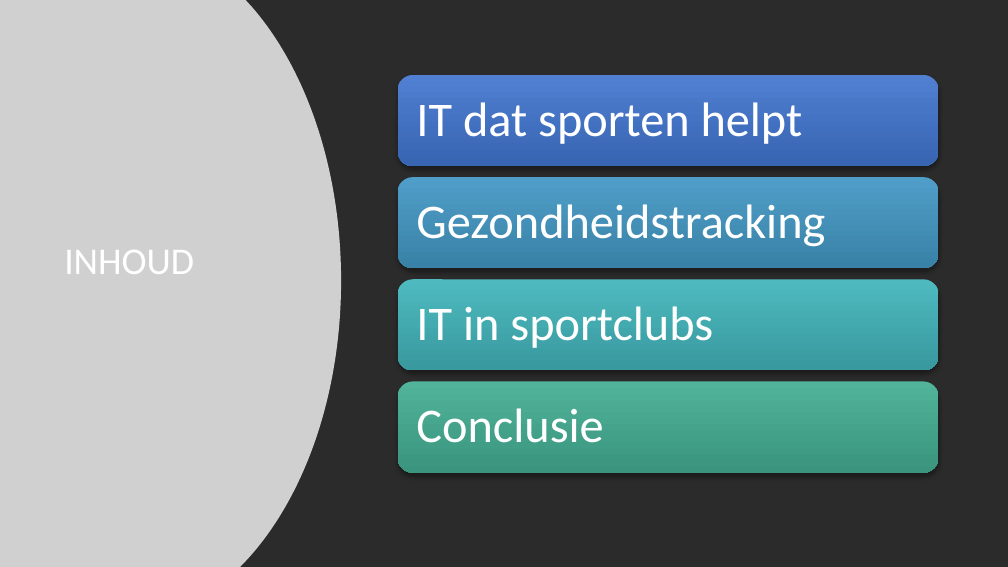
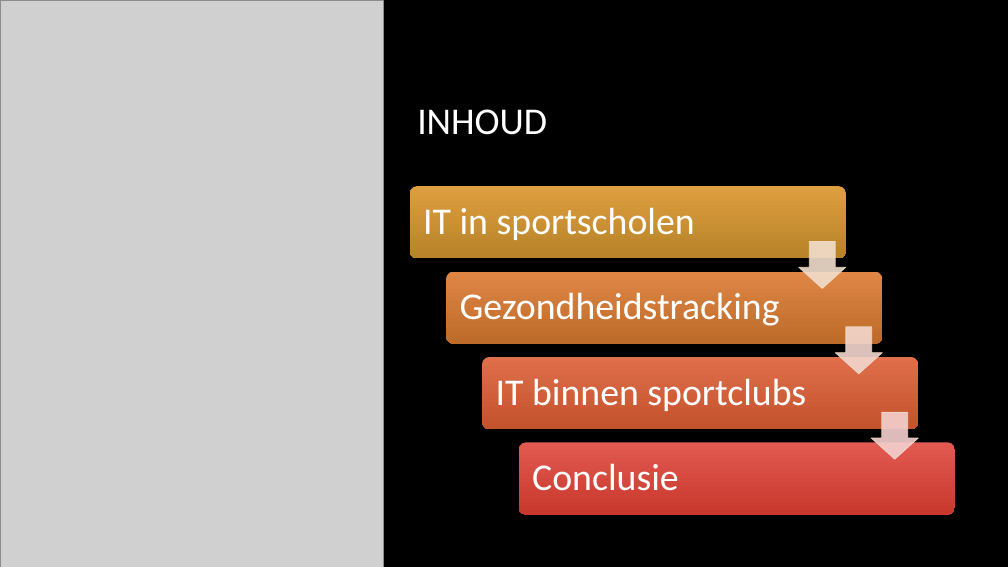
Before and after one commit to BasDM/PresentatiePM, a slide deck: slide 2 of Presentatie_powerpoint.pptx. Drawn at 1008x567 pixels with LibreOffice and Linux fonts; fonts in the diff are those of the drawing; grey boxes stand for pictures; background and template pictures are left out; a plain dark background stands for a picture behind light text. Boxes give left, top, right and bottom in pixels: in the first picture for what was removed or moved away, otherwise in the second. Text is boxed around its words. In the diff, an @@ line names an element or a change of style, - is before the commit and + after.

```diff
--- a/Presentatie_powerpoint.pptx
+++ b/Presentatie_powerpoint.pptx
@@ picture: place and size @@
-picture at [0, 0, 341, 567]
+picture at [0, 0, 383, 567]
@@ rectangle removed at [0, 0, 1008, 567] @@
@@ title "INHOUD": place and size @@
-title "INHOUD" at [64, 250, 194, 274]
+title "INHOUD" at [417, 109, 547, 135]
@@ rounded rectangle removed at [398, 75, 939, 166] @@
@@ text removed at [416, 102, 803, 144] @@
-IT dat sporten helpt
@@ rounded rectangle: place and size @@
-rounded rectangle at [398, 177, 939, 268]
+rounded rectangle at [410, 186, 846, 259]
@@ rounded rectangle at [410, 186, 846, 259]: fill gradient #509FCA to #3982A7 to gradient #DEA040 to #B88329; proportions changed @@
@@ rounded rectangle: place and size @@
-rounded rectangle at [398, 279, 939, 371]
+rounded rectangle at [446, 271, 882, 344]
@@ rounded rectangle at [446, 271, 882, 344]: fill gradient #4EBBC1 to #389A9F to gradient #DF8646 to #BE6C2A; proportions changed @@
@@ text "Gezondheidstracking" at [460, 292, 780, 326]: size 46 to 36 pt; less space between paragraphs @@
@@ text "Gezondheidstracking": place and size @@
-text "Gezondheidstracking" at [416, 204, 825, 247]
+text "Gezondheidstracking" at [460, 292, 780, 326]
@@ rounded rectangle: place and size @@
-rounded rectangle at [398, 382, 939, 473]
+rounded rectangle at [482, 357, 919, 430]
@@ rounded rectangle at [482, 357, 919, 430]: fill gradient #50B49B to #3A947F to gradient #E16F4B to #C5532B; proportions changed @@
@@ text at [496, 378, 806, 411]: text changed; size 46 to 36 pt @@
-IT in sportclubs
+IT binnen sportclubs
@@ group added at [423, 207, 955, 515]: 3 down arrows, 1 text, 1 rounded rectangle @@
+IT in sportscholen
@@ text "Conclusie": place and size @@
-text "Conclusie" at [416, 408, 603, 443]
+text "Conclusie" at [532, 463, 679, 491]
@@ text "Conclusie" at [532, 463, 679, 491]: size 46 to 36 pt; less space between paragraphs @@
```
Also in this commit, not shown: 3 other slides changed, 4 slides added, 3 slides removed, 1 other file.
